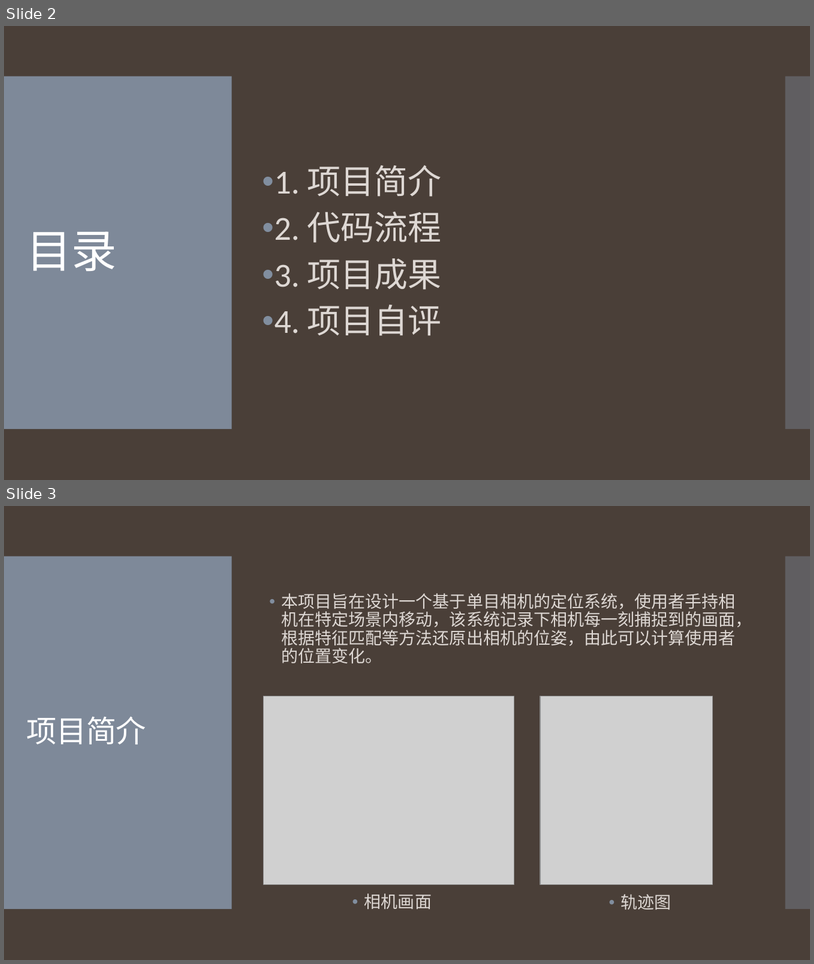
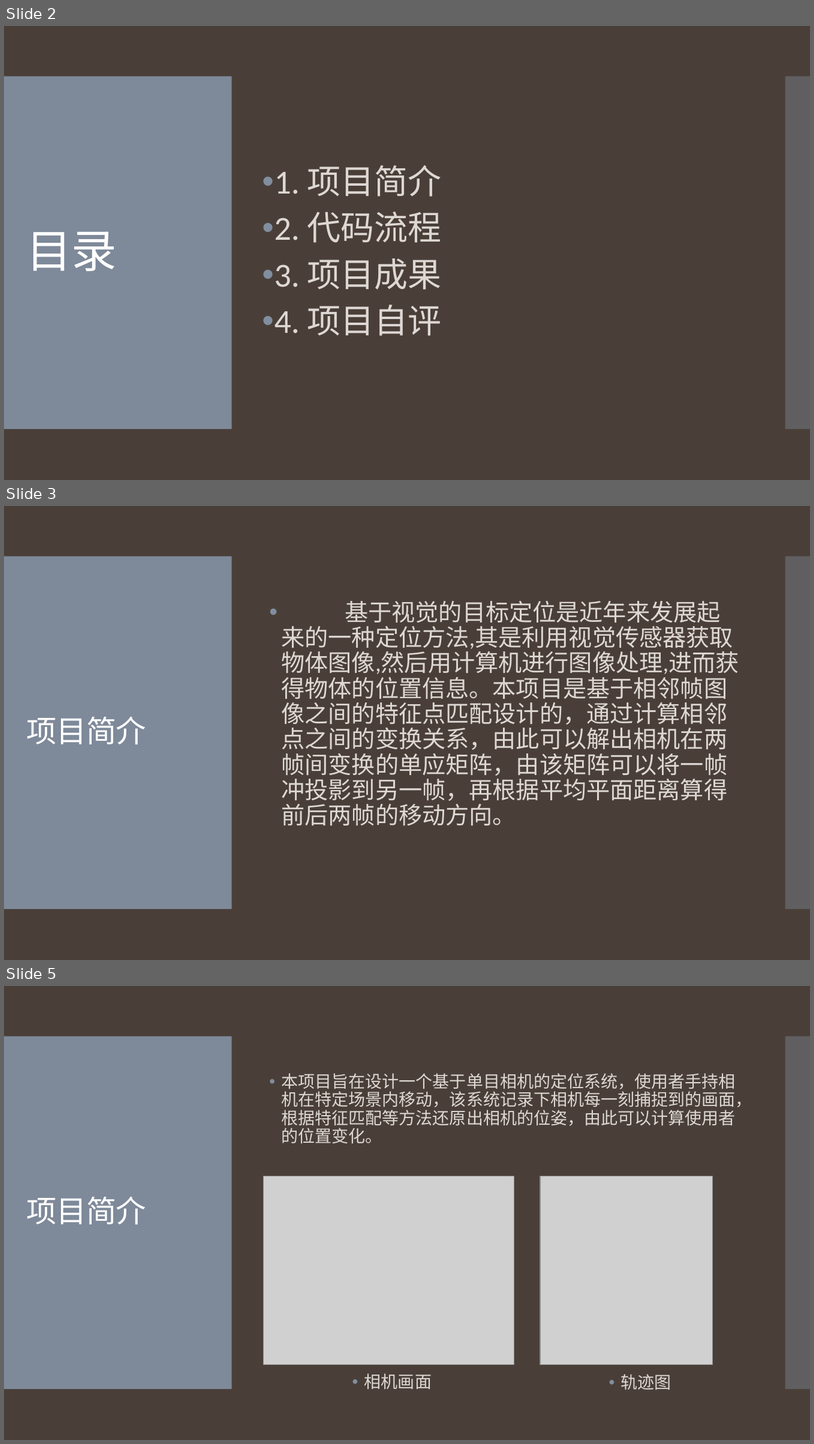
Before and after one commit to LittleFlyingGirl/2019-HMI-ISP-4, a slide deck: 第四组答辩报告.pptx. Shown one above the other, each under a label of ours: slides 2 and 3 before the commit, slides 2, 3 and 5 after it; the slides between them are not shown. The pictures are 814x964 and 814x1444 pixels, drawn with LibreOffice and Linux fonts; fonts in the diff are those of the drawing; grey boxes stand for pictures. Boxes give left, top, right and bottom in pixels: in the first picture for what was removed or moved away, otherwise in the second. Text is boxed around its words. In the diff, an @@ line names an element or a change of style, - is before the commit and + after.

```diff
--- a/第四组答辩报告.pptx
+++ b/第四组答辩报告.pptx
@@ slide 3 added at box(4, 506, 810, 960), background #4A3F38; not listed: 2 template elements that a slide beside it also shows @@
@@ text added at box(282, 601, 740, 825), 28 pt, text #DED8D4 @@
+• 基于视觉的目标定位是近年来发展起来的一种定位方法,其是利用视觉传感器获取物体图像,然后用计算机进行图像处理,进而获得物体的位置信息。本项目是基于相邻帧图像之间的特征点匹配设计的，通过计算相邻点之间的变换关系，由此可以解出相机在两帧间变换的单应矩阵，由该矩阵可以将一帧冲投影到另一帧，再根据平均平面距离算得前后两帧的移动方向。
@@ title added at box(27, 716, 146, 744), 36 pt, text #FFFFFF @@
+项目简介
@@ what was slide 3 is now slide 5 @@
```
Also in this commit, not shown: 1 other slide added.
